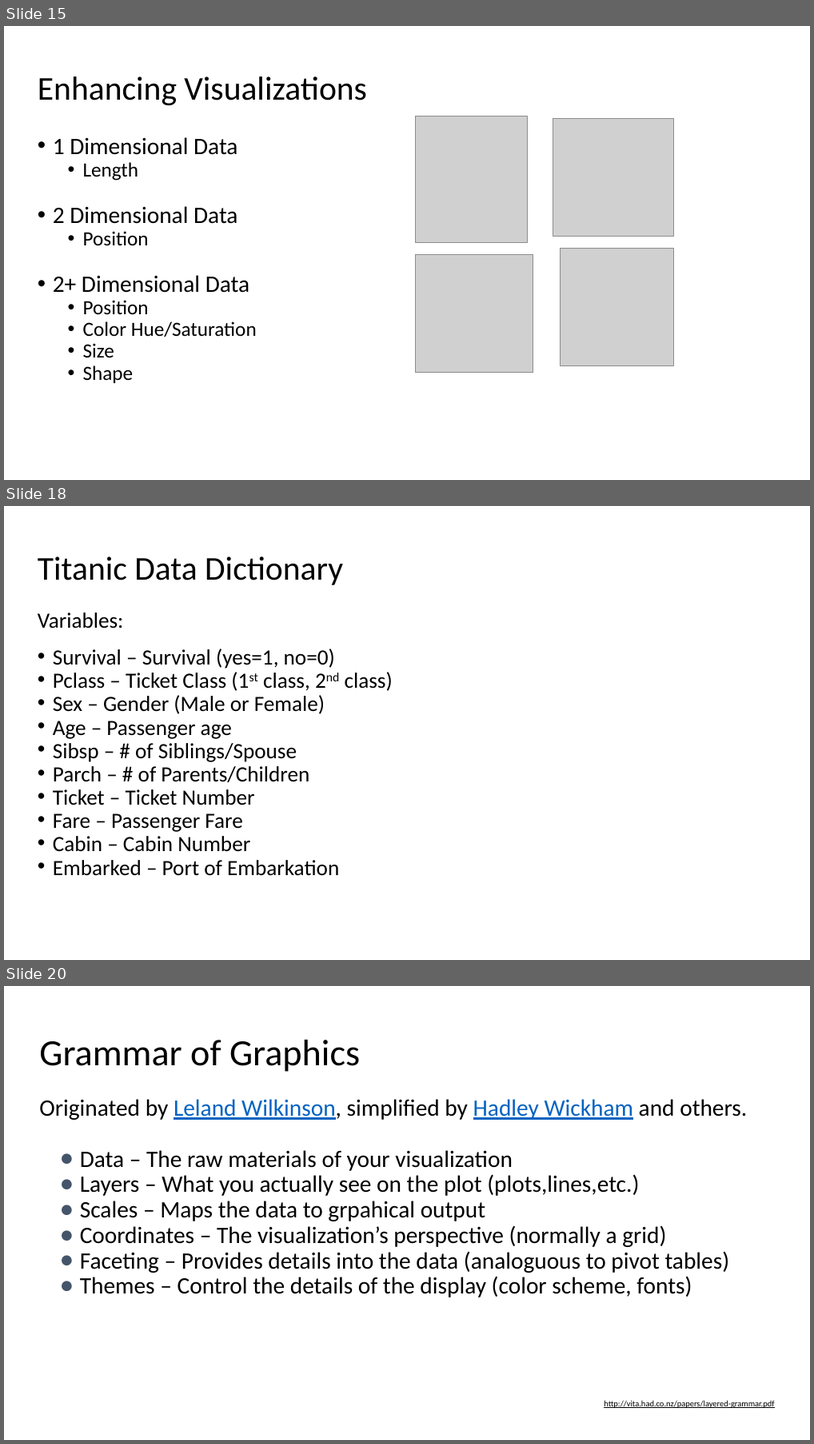
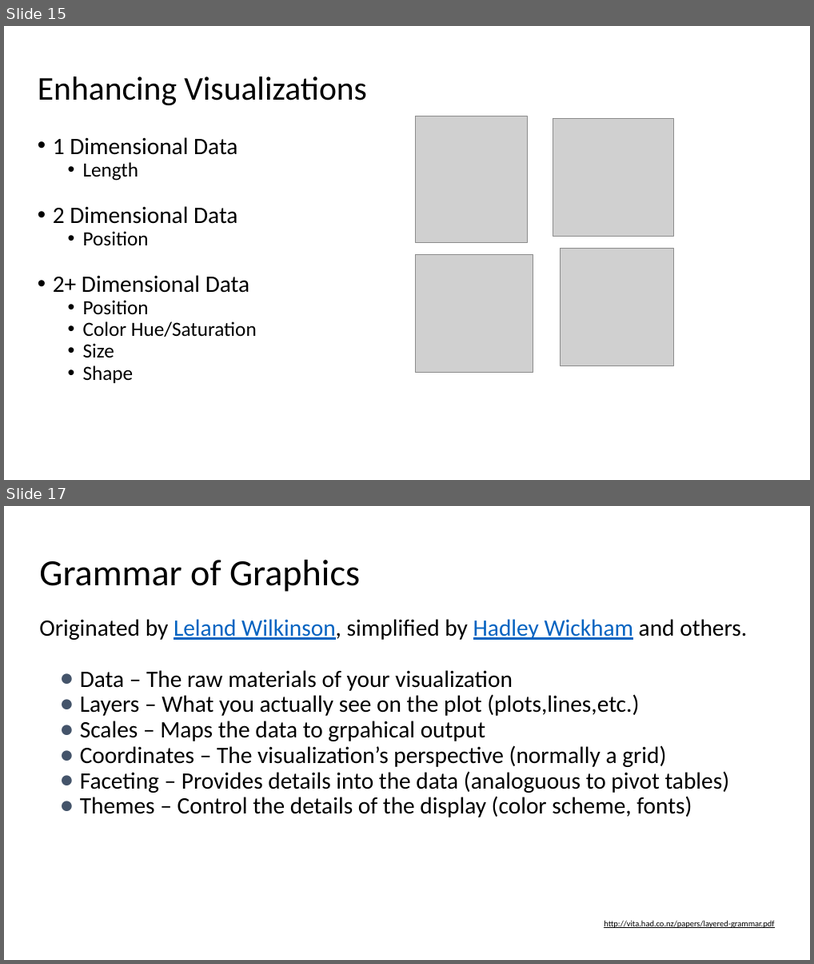
Before and after one commit to RAJohansen/UCL_Workshops, a slide deck: Intro_to_R/Introduction to R.pptx. Shown one above the other, each under a label of ours: slides 15, 18 and 20 before the commit, slides 15 and 17 after it; the slides between them are not shown. The pictures are 814x1444 and 814x964 pixels, drawn with LibreOffice and Linux fonts; fonts in the diff are those of the drawing; grey boxes stand for pictures. Boxes give left, top, right and bottom in pixels: in the first picture for what was removed or moved away, otherwise in the second. Text is boxed around its words. In the diff, an @@ line names an element or a change of style, - is before the commit and + after.

```diff
--- a/Intro_to_R/Introduction to R.pptx
+++ b/Intro_to_R/Introduction to R.pptx
@@ slide 18 removed at box(4, 506, 810, 960), background #FFFFFF @@
@@ title removed at box(38, 556, 343, 585) @@
-Titanic Data Dictionary
@@ text removed at box(38, 612, 393, 876) @@
-Variables:
-• Survival – Survival (yes=1, no=0)
-• Pclass – Ticket Class (1st class, 2nd class)
-• Sex – Gender (Male or Female)
-• Age – Passenger age
-• Sibsp – # of Siblings/Spouse
-• Parch – # of Parents/Children
-• Ticket – Ticket Number
-• Fare – Passenger Fare
-• Cabin – Cabin Number
-• Embarked – Port of Embarkation
@@ what was slide 20 is now slide 17 @@
```
Also in this commit, not shown: 7 slides changed, 5 slides added, 6 other slides removed.
